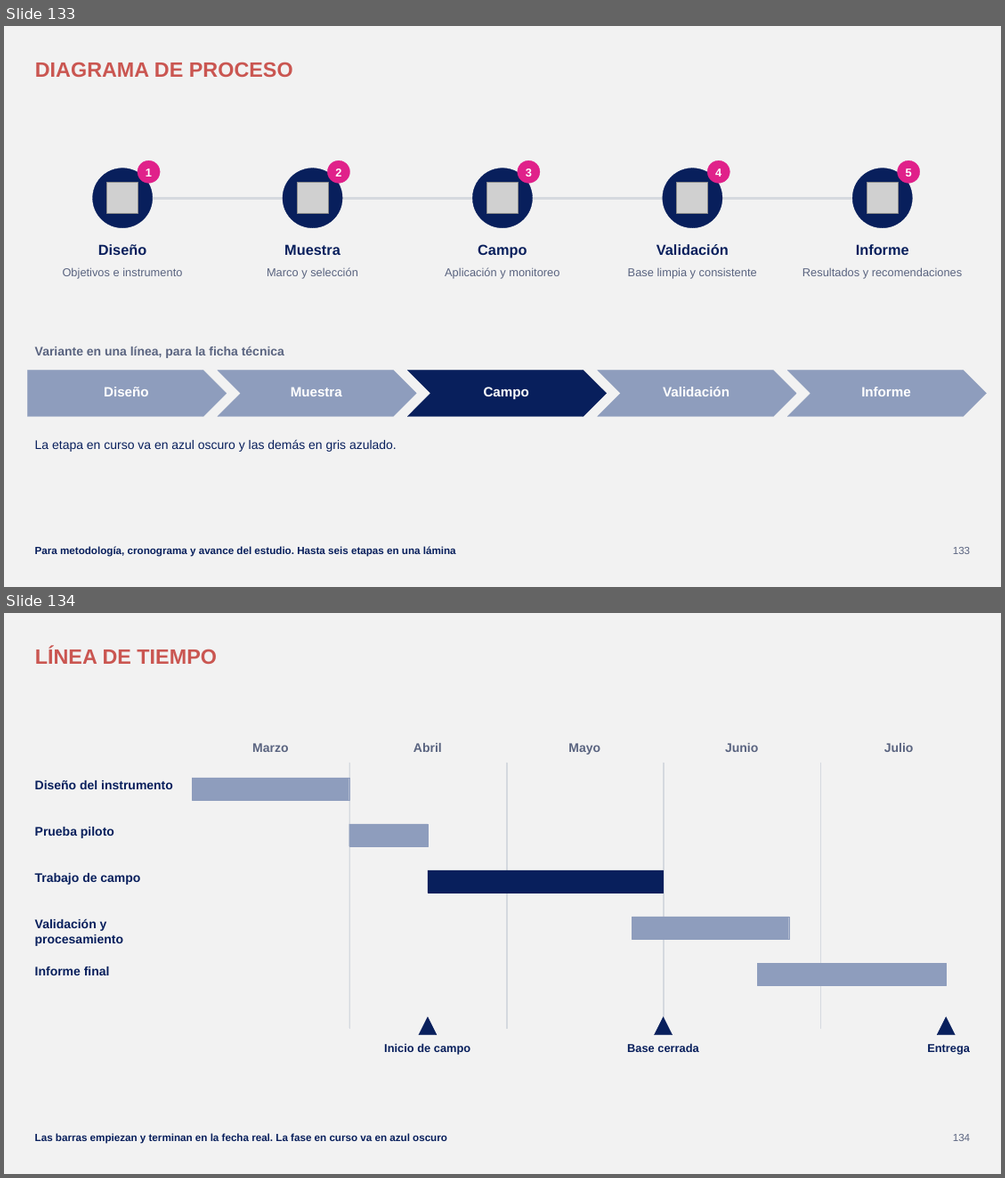
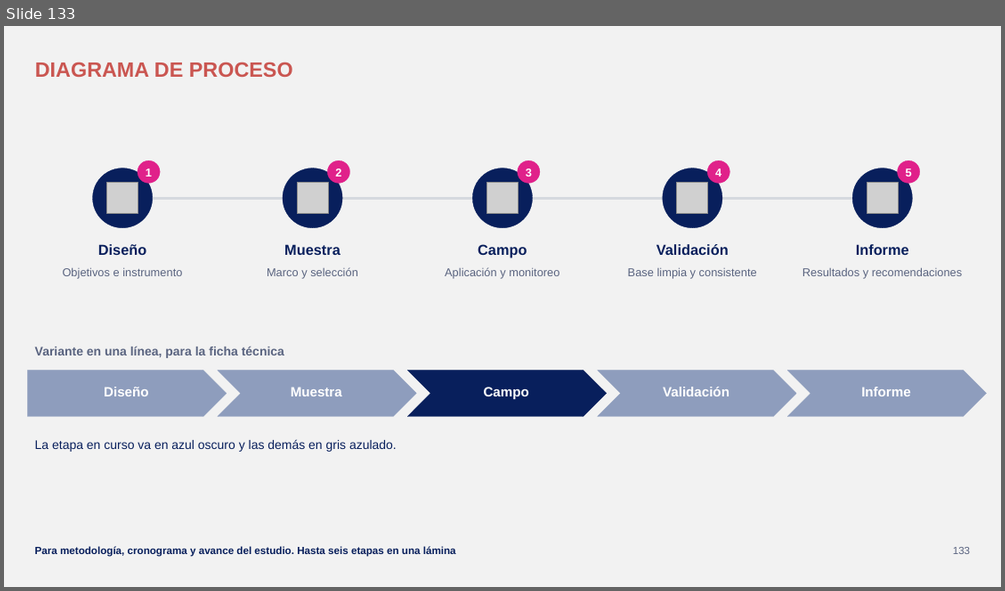
Before and after one commit to GonzaloAlmendariz/prosecnur-app, a slide deck: docs/qa/motor-ppt-2026-10-06/4-recetario/recetario-fiel.pptx. Shown one above the other, each under a label of ours: slides 133 and 134 before the commit, slide 133 after it. The pictures are 1005x1178 and 1005x591 pixels, drawn with LibreOffice and Linux fonts; fonts in the diff are those of the drawing; grey boxes stand for pictures; background and template pictures are left out. Boxes give left, top, right and bottom in pixels: in the first picture for what was removed or moved away, otherwise in the second. Text is boxed around its words. In the diff, an @@ line names an element or a change of style, - is before the commit and + after.

```diff
--- a/docs/qa/motor-ppt-2026-10-06/4-recetario/recetario-fiel.pptx
+++ b/docs/qa/motor-ppt-2026-10-06/4-recetario/recetario-fiel.pptx
@@ slide 134 removed at <box>4,613,1001,1174</box>, background #F2F2F2 @@
@@ title removed at <box>35,647,217,664</box> @@
-LÍNEA DE TIEMPO
@@ text removed at <box>252,743,288,752</box> @@
-Marzo
@@ text removed at <box>413,743,442,752</box> @@
-Abril
@@ text removed at <box>568,743,600,755</box> @@
-Mayo
@@ text removed at <box>725,743,758,752</box> @@
-Junio
@@ text removed at <box>884,743,914,752</box> @@
-Julio
@@ rectangle removed at <box>349,763,350,1028</box> @@
@@ rectangle removed at <box>507,763,507,1028</box> @@
@@ rectangle removed at <box>663,763,664,1028</box> @@
@@ rectangle removed at <box>821,763,821,1028</box> @@
@@ text removed at <box>35,780,173,789</box> @@
-Diseño del instrumento
@@ rectangle removed at <box>193,778,349,800</box> @@
@@ rectangle removed at <box>349,824,428,846</box> @@
@@ text removed at <box>35,827,114,838</box> @@
-Prueba piloto
@@ text removed at <box>35,873,140,884</box> @@
-Trabajo de campo
@@ rectangle removed at <box>428,870,663,892</box> @@
@@ text removed at <box>35,918,123,946</box> @@
-Validación y procesamiento
@@ rectangle removed at <box>632,916,789,939</box> @@
@@ text removed at <box>35,966,110,975</box> @@
-Informe final
@@ rectangle removed at <box>758,963,947,985</box> @@
@@ triangle removed at <box>419,1017,437,1035</box> @@
@@ triangle removed at <box>655,1017,672,1035</box> @@
@@ triangle removed at <box>938,1017,955,1035</box> @@
@@ text removed at <box>384,1043,470,1054</box> @@
-Inicio de campo
@@ text removed at <box>627,1043,698,1052</box> @@
-Base cerrada
@@ text removed at <box>927,1044,970,1054</box> @@
-Entrega
@@ text removed at <box>35,1133,447,1143</box> @@
-Las barras empiezan y terminan en la fecha real. La fase en curso va en azul oscuro
@@ text removed at <box>953,1134,970,1141</box> @@
-134
```
Also in this commit, not shown: 2 slides changed, 5 other files.
